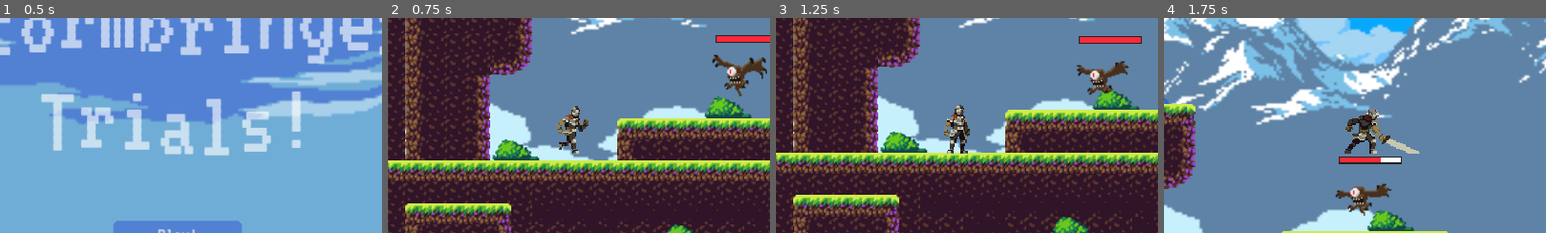
Above: before the commit, frames 1-4 (left to right).
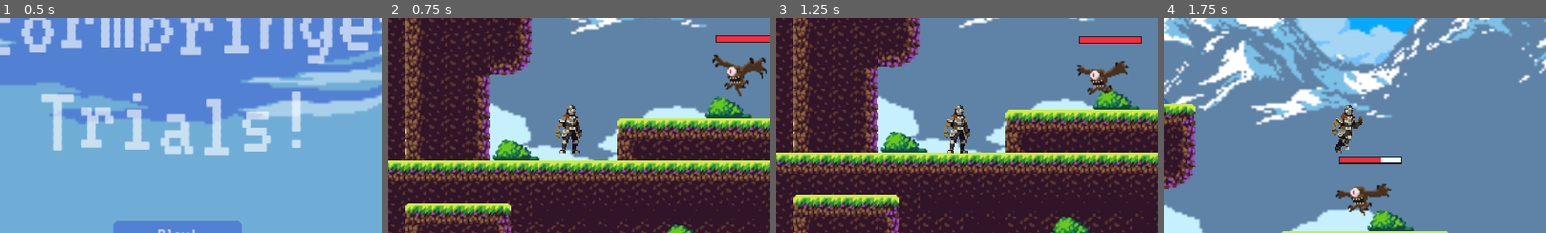
Above: after the commit, the same moments.

Repository: timowenz/stormbringer-trials
Game: Godot game, scene res://scenes/Menu.tscn
The game is run twice, just before and just after one commit, with the same random seed, the same clock (stepped at 60 frames per second) and the same inputs.
Inputs:
- Up to frame 1 (0.5 s): no input
- Up to frame 2 (0.75 s): click "Play!" at 0.5 s
- Up to frame 3 (1.25 s): no input
- Up to frame 4 (1.75 s): tap Enter (ui_accept) at 1.25, 1.52 s; hold Right (ui_right) from 1.28 s (still down); tap Q (attack) at 1.35 s; tap W (attack2) at 1.55 s
The pictures show only the part of the screen within x 27-77%, y 25-75%; the shares and areas given below are measured in that part.

Frame 1 is identical in both runs. In frame 2, 1.0% of the frame differs, in the area x 44-53%, y 40-64%; in frame 3, 0.1%; in frame 4, 2.0%, in the area x 44-67%, y 40-64%.

Commit message:
aniamtion update

Diff:
--- a/project.godot
+++ b/project.godot
@@ -56,6 +56,16 @@
 "events": [Object(InputEventKey,"resource_local_to_scene":false,"resource_name":"","device":-1,"window_id":0,"alt_pressed":false,"shift_pressed":false,"ctrl_pressed":false,"meta_pressed":false,"pressed":false,"keycode":0,"physical_keycode":82,"key_label":0,"unicode":114,"echo":false,"script":null)
 ]
 }
+dash={
+"deadzone": 0.5,
+"events": [Object(InputEventKey,"resource_local_to_scene":false,"resource_name":"","device":-1,"window_id":0,"alt_pressed":false,"shift_pressed":false,"ctrl_pressed":false,"meta_pressed":false,"pressed":false,"keycode":0,"physical_keycode":68,"key_label":0,"unicode":100,"echo":false,"script":null)
+]
+}
+slide={
+"deadzone": 0.5,
+"events": [Object(InputEventKey,"resource_local_to_scene":false,"resource_name":"","device":-1,"window_id":0,"alt_pressed":false,"shift_pressed":false,"ctrl_pressed":false,"meta_pressed":false,"pressed":false,"keycode":0,"physical_keycode":83,"key_label":0,"unicode":115,"echo":false,"script":null)
+]
+}
 
 [rendering]
 
--- a/scenes/Player.tscn
+++ b/scenes/Player.tscn
@@ -1926,12 +1926,18 @@
 [sub_resource type="AnimationNodeAnimation" id="AnimationNodeAnimation_rhe00"]
 animation = &"death"
 
+[sub_resource type="AnimationNodeAnimation" id="AnimationNodeAnimation_ekqnn"]
+animation = &"fall"
+
 [sub_resource type="AnimationNodeAnimation" id="AnimationNodeAnimation_tnaui"]
 animation = &"hit"
 
 [sub_resource type="AnimationNodeAnimation" id="AnimationNodeAnimation_078mc"]
 animation = &"idle"
 
+[sub_resource type="AnimationNodeAnimation" id="AnimationNodeAnimation_o78ma"]
+animation = &"jump"
+
 [sub_resource type="AnimationNodeAnimation" id="AnimationNodeAnimation_uw7i2"]
 animation = &"run"
 
@@ -2026,29 +2032,65 @@
 advance_mode = 2
 advance_condition = &"idle"
 
+[sub_resource type="AnimationNodeStateMachineTransition" id="AnimationNodeStateMachineTransition_tj32a"]
+advance_mode = 2
+advance_condition = &"jump"
+
+[sub_resource type="AnimationNodeStateMachineTransition" id="AnimationNodeStateMachineTransition_8sr8t"]
+advance_mode = 2
+advance_condition = &"falling"
+
+[sub_resource type="AnimationNodeStateMachineTransition" id="AnimationNodeStateMachineTransition_c27jc"]
+advance_mode = 2
+advance_condition = &"jump"
+
+[sub_resource type="AnimationNodeStateMachineTransition" id="AnimationNodeStateMachineTransition_dajgh"]
+switch_mode = 2
+advance_mode = 2
+advance_condition = &"is_moving"
+
+[sub_resource type="AnimationNodeStateMachineTransition" id="AnimationNodeStateMachineTransition_tom7h"]
+switch_mode = 2
+advance_mode = 2
+advance_condition = &"is_moving"
+
+[sub_resource type="AnimationNodeStateMachineTransition" id="AnimationNodeStateMachineTransition_30qs8"]
+switch_mode = 2
+advance_mode = 2
+advance_condition = &"idle"
+
+[sub_resource type="AnimationNodeStateMachineTransition" id="AnimationNodeStateMachineTransition_0d7wk"]
+switch_mode = 2
+advance_mode = 2
+advance_condition = &"is_moving"
+
 [sub_resource type="AnimationNodeStateMachine" id="AnimationNodeStateMachine_oxf18"]
 states/End/position = Vector2(893, -30)
-states/Start/position = Vector2(-95, -83)
+states/Start/position = Vector2(-579, -83)
 "states/attack 2/node" = SubResource("AnimationNodeAnimation_rrii6")
-"states/attack 2/position" = Vector2(40, 72.3144)
+"states/attack 2/position" = Vector2(188, 111.314)
 states/attack2/node = SubResource("AnimationNodeAnimation_10b54")
-states/attack2/position = Vector2(212, 72.3144)
+states/attack2/position = Vector2(330, 111.314)
 states/crouch/node = SubResource("AnimationNodeAnimation_1wosb")
-states/crouch/position = Vector2(360, -279.686)
+states/crouch/position = Vector2(214, -377.686)
 states/crouchAttack/node = SubResource("AnimationNodeAnimation_kqah1")
-states/crouchAttack/position = Vector2(735, -270.686)
+states/crouchAttack/position = Vector2(375, -377.686)
 states/crouchWalk/node = SubResource("AnimationNodeAnimation_80hju")
-states/crouchWalk/position = Vector2(565, -426.686)
+states/crouchWalk/position = Vector2(214, -488.686)
 states/death/node = SubResource("AnimationNodeAnimation_rhe00")
-states/death/position = Vector2(620, 10)
+states/death/position = Vector2(716, 89)
+states/fall/node = SubResource("AnimationNodeAnimation_ekqnn")
+states/fall/position = Vector2(-97, 111.314)
 states/hit/node = SubResource("AnimationNodeAnimation_tnaui")
-states/hit/position = Vector2(-146, -251.686)
+states/hit/position = Vector2(61, -246.686)
 states/idle/node = SubResource("AnimationNodeAnimation_078mc")
 states/idle/position = Vector2(61, -83)
+states/jump/node = SubResource("AnimationNodeAnimation_o78ma")
+states/jump/position = Vector2(51, 111.314)
 states/run/node = SubResource("AnimationNodeAnimation_uw7i2")
-states/run/position = Vector2(393, -83)
-transitions = ["Start", "idle", SubResource("AnimationNodeSt …(1608 unchanged characters)… mationNodeStateMachineTransition_1hy86")]
-graph_offset = Vector2(-367, -181.686)
+states/run/position = Vector2(339, -83)
+transitions = ["Start", "idle", SubResource("AnimationNodeSt …(1608 unchanged characters)… mationNodeStateMachineTransition_1hy86"), "idle", "jump", SubResource("AnimationNodeStateMachineTransition_tj32a"), "jump", "fall", SubResource("AnimationNodeStateMachineTransition_8sr8t"), "run", "jump", SubResource("AnimationNodeStateMachineTransition_c27jc"), "attack 2", "run", SubResource("AnimationNodeStateMachineTransition_dajgh"), "attack2", "run", SubResource("AnimationNodeStateMachineTransition_tom7h"), "fall", "idle", SubResource("AnimationNodeStateMachineTransition_30qs8"), "fall", "run", SubResource("AnimationNodeStateMachineTransition_0d7wk")]
+graph_offset = Vector2(-730, -88.686)
 
 [sub_resource type="CapsuleShape2D" id="CapsuleShape2D_2ckjb"]
 radius = 22.0
@@ -2128,6 +2170,9 @@
 }
 
 [node name="AnimationTree" type="AnimationTree" parent="."]
+libraries = {
+"": SubResource("AnimationLibrary_llg3l")
+}
 tree_root = SubResource("AnimationNodeStateMachine_oxf18")
 anim_player = NodePath("../AnimationPlayer")
 parameters/conditions/attack = false
@@ -2135,10 +2180,12 @@
 parameters/conditions/crouch = false
 parameters/conditions/crouch_attack = false
 parameters/conditions/death = false
+parameters/conditions/falling = false
 parameters/conditions/hit = false
 parameters/conditions/idle = false
 parameters/conditions/is_crouch_walking = false
 parameters/conditions/is_moving = false
+parameters/conditions/jump = false
 
 [node name="CanvasLayer" type="CanvasLayer" parent="."]
 
@@ -2171,5 +2218,15 @@
 wait_time = 0.5
 one_shot = true
 
+[node name="DashTimer" type="Timer" parent="."]
+wait_time = 0.2
+one_shot = true
+
+[node name="CanDashTimer" type="Timer" parent="."]
+wait_time = 4.0
+one_shot = true
+
 [connection signal="animation_finished" from="AnimationTree" to="." method="_on_animation_tree_animation_finished"]
 [connection signal="body_entered" from="Node2D/AttackArea" to="." method="_on_attack_area_body_entered"]
+[connection signal="timeout" from="DashTimer" to="." method="_on_dash_timer_timeout"]
+[connection signal="timeout" from="CanDashTimer" to="." method="_on_can_dash_timer_timeout"]
--- /dev/null
+++ b/scenes/dash.tscn
@@ -0,0 +1,20 @@
+[gd_scene load_steps=2 format=3 uid="uid://d4btkxk16lt28"]
+
+[sub_resource type="GDScript" id="GDScript_x6lq3"]
+script/source = "extends Node2D
+
+@onready var dashTimer = $DashTimer
+
+func start_dash(duration):
+	dashTimer.wait_time = duration
+	dashTimer.start()
+
+func is_dashing():
+	return dashTimer.is_stopped()
+"
+
+[node name="Dash" type="Node2D"]
+script = SubResource("GDScript_x6lq3")
+
+[node name="DashTimer" type="Timer" parent="."]
+one_shot = true
--- a/scripts/Player.gd
+++ b/scripts/Player.gd
@@ -28,6 +28,10 @@
 var has_died = false
 var bosses_killed = 0
 var can_win = false
+const dashSpeed = 800
+const dashLength = 0.2
+var dashing = false
+var canDash = true
 
 func _ready():
 	effects.play("RESET")
@@ -53,14 +57,26 @@
 		can_jump = true
 		jump_count = 0
 
+	if Input.is_action_just_pressed("dash") and canDash:
+		dashing = true
+		canDash = false
+		anim.play("dash")
+		$DashTimer.start()
+		$CanDashTimer.start()
+
 	# Handle jump.
 	if Input.is_action_just_pressed("ui_accept") and jump_count < max_jumps and can_jump:
 		velocity.y = JUMP_VELOCITY
 		jump_count += 1
 
+	#if not is_on_floor() and velocity.y > 0:
+		#anim.play("fall")
+	#elif not is_on_floor() and velocity.y < 0 and can_jump:
+		#anim.play("jump")
+
+
 	# Get the input direction and handle the movement/deceleration.
 	# As good practice, you should replace UI actions with custom gameplay actions.
-
 	var direction = Input.get_axis("ui_left", "ui_right")
 	if direction == - 1 and is_attacking == false:
 		get_node("AnimatedSprite2D").flip_h = true
@@ -73,19 +89,15 @@
 			velocity.x = direction * SPEED / 1.5
 		else:
 			if is_attacking == false:
-				velocity.x = direction * SPEED
+				if dashing:
+					velocity.x = direction * dashSpeed
+				else:
+					velocity.x = direction * SPEED
 	else:
 		velocity.x = move_toward(velocity.x, 0, SPEED)
 	direction2 = $Node2D.scale
 
 	move_and_slide()
-	#handle death
-
-	# Handle falling animation
-	if not is_on_floor() and velocity.y > 0:
-		anim.play("fall")
-	elif not is_on_floor() and velocity.y < 0 and can_jump:
-		anim.play("jump")
 
 func _set_health(value):
 	health = value
@@ -126,11 +138,17 @@
 	has_died = false
 
 func update_anim_params():
+	#handle_fall_jump()
 	if health <= 0:
 		die()
 	else:
 		if velocity == Vector2.ZERO:
-			idle()
+			if not is_on_floor() and velocity.y > 0:
+				falling()
+			elif not is_on_floor() and velocity.y < 0 and can_jump:
+				jump()
+			else:
+				idle()
 			if Input.is_action_just_pressed("stand_up"):
 				stand_up()
 				can_jump = true
@@ -142,7 +160,13 @@
 				crouch_walk()
 			else:
 				if is_attacking == false:
-					run()
+					if not is_on_floor() and velocity.y > 0:
+						falling()
+					elif not is_on_floor() and velocity.y < 0 and can_jump:
+						jump()
+					else:
+						run()
+
 
 	if Input.is_action_just_pressed("attack"):
 		if is_crouching:
@@ -186,6 +210,7 @@
 	anim_tree["parameters/conditions/is_crouch_walking"] = true
 	anim_tree["parameters/conditions/crouch"] = false
 
+
 func idle():
 	anim_tree["parameters/conditions/idle"] = true
 	anim_tree["parameters/conditions/is_moving"] = false
@@ -197,6 +222,29 @@
 	anim_tree["parameters/conditions/is_moving"] = true
 	anim_tree["parameters/conditions/is_crouch_walking"] = false
 	anim_tree["parameters/conditions/crouch"] = false
+
+func falling():
+	anim_tree["parameters/conditions/idle"] = false
+	anim_tree["parameters/conditions/is_moving"] = false
+	anim_tree["parameters/conditions/is_crouch_walking"] = false
+	anim_tree["parameters/conditions/crouch"] = false
+	anim_tree["parameters/conditions/falling"] = true
+	anim_tree["parameters/conditions/jump"] = false
+
+func jump():
+	anim_tree["parameters/conditions/idle"] = false
+	anim_tree["parameters/conditions/is_moving"] = false
+	anim_tree["parameters/conditions/is_crouch_walking"] = false
+	anim_tree["parameters/conditions/crouch"] = false
+	anim_tree["parameters/conditions/falling"] = false
+	anim_tree["parameters/conditions/jump"] = true
+
+func handle_fall_jump():
+	# Handle falling animation
+	if not is_on_floor() and velocity.y > 0:
+		falling()
+	elif not is_on_floor() and velocity.y < 0 and can_jump:
+		jump()
 
 func _on_attack_area_body_entered(body):
 	print(body)
@@ -222,3 +270,11 @@
 	if anim_name == "hit":
 		anim_tree["parameters/conditions/idle"] = true
 		is_damaged = false
+
+
+func _on_dash_timer_timeout() -> void:
+	dashing = false
+
+
+func _on_can_dash_timer_timeout() -> void:
+	canDash = true
Not shown: 1 places in scenes/Player.tscn that only renumber resources
